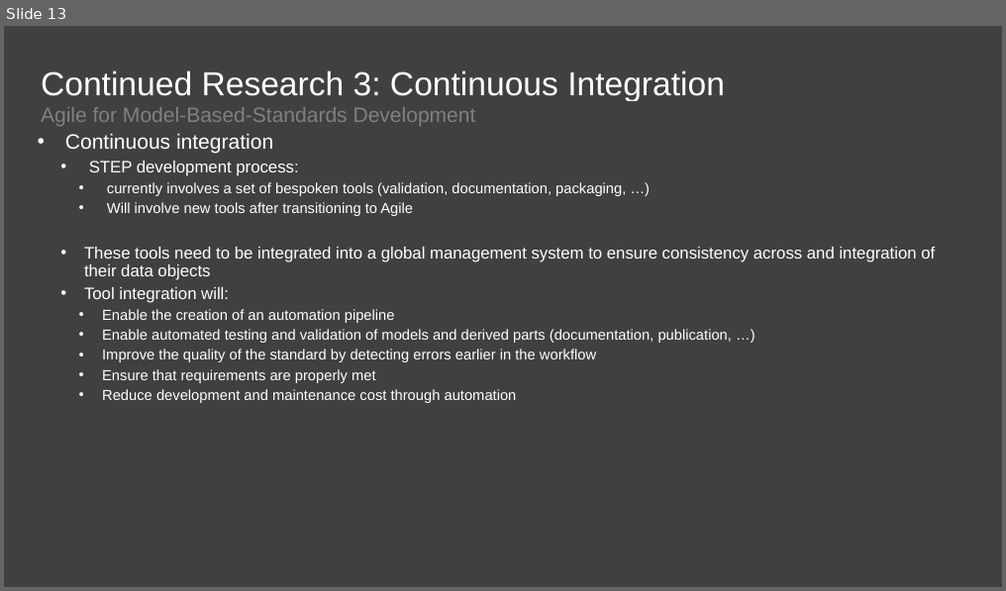
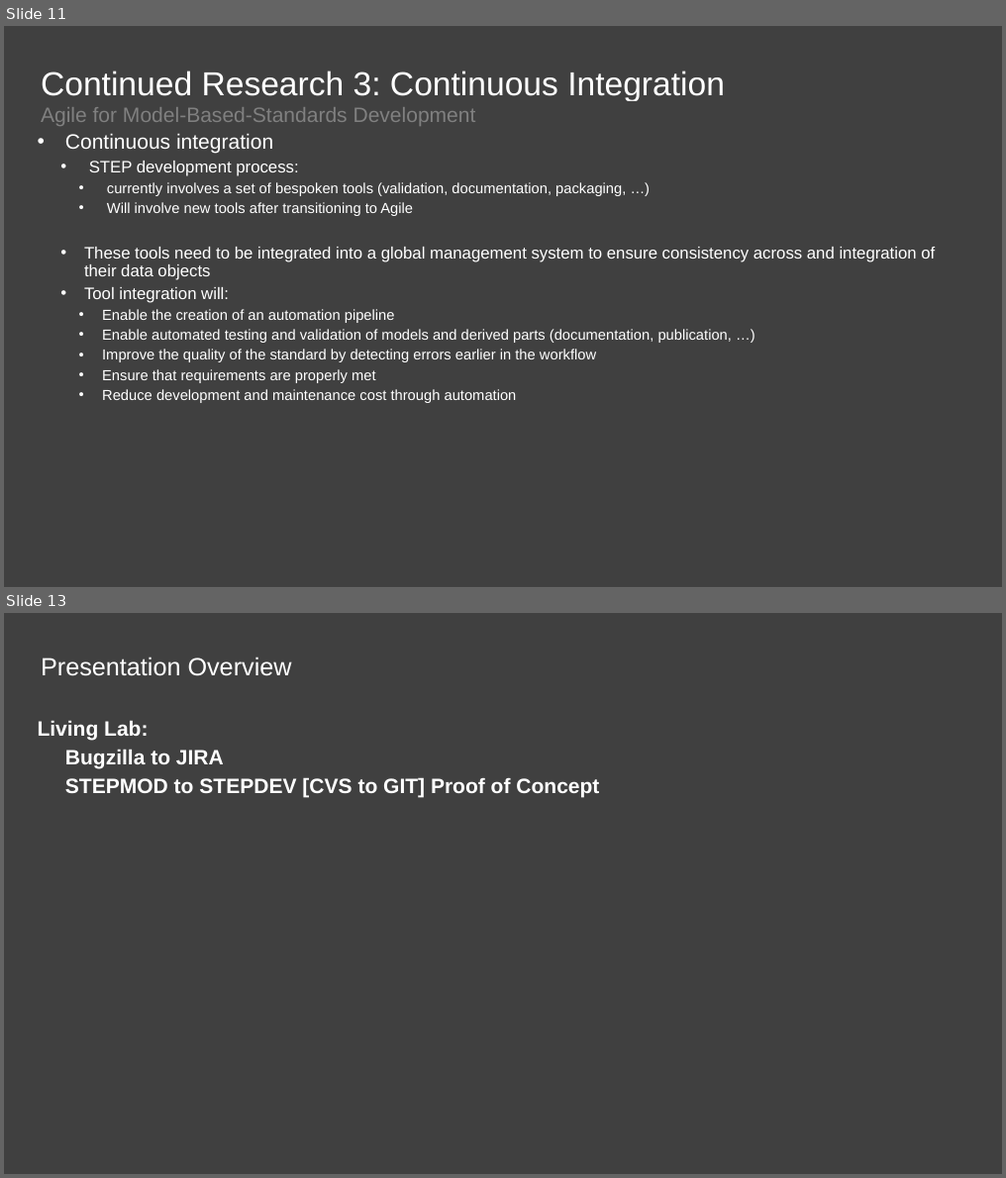
Before and after one commit to agile4mbsd/papers, a slide deck: 01 - Agile for Model-Based Standards Development/D - Presentations/PDES.Presentation.pptx. Shown one above the other, each under a label of ours: slide 13 before the commit, slides 11 and 13 after it; the slides between them are not shown. The pictures are 1006x591 and 1006x1178 pixels, drawn with LibreOffice and Linux fonts; fonts in the diff are those of the drawing; background and template pictures are left out. Boxes give left, top, right and bottom in pixels: in the first picture for what was removed or moved away, otherwise in the second. Text is boxed around its words. In the diff, an @@ line names an element or a change of style, - is before the commit and + after.

```diff
--- a/01 - Agile for Model-Based Standards Development/D - Presentations/PDES.Presentation.pptx
+++ b/01 - Agile for Model-Based Standards Development/D - Presentations/PDES.Presentation.pptx
@@ slide 13 added at (4, 613, 1002, 1174), background #404040 @@
@@ title added at (41, 657, 292, 676), 24 pt, text #FFFFFF @@
+Presentation Overview
@@ text added at (38, 720, 599, 797), 20 pt, text #FFFFFF, bold @@
+Living Lab:
+  Bugzilla to JIRA
+  STEPMOD to STEPDEV [CVS to GIT] Proof of Concept
@@ what was slide 13 is now slide 11 @@
```
Also in this commit, not shown: 2 slides changed, 3 slides removed.
